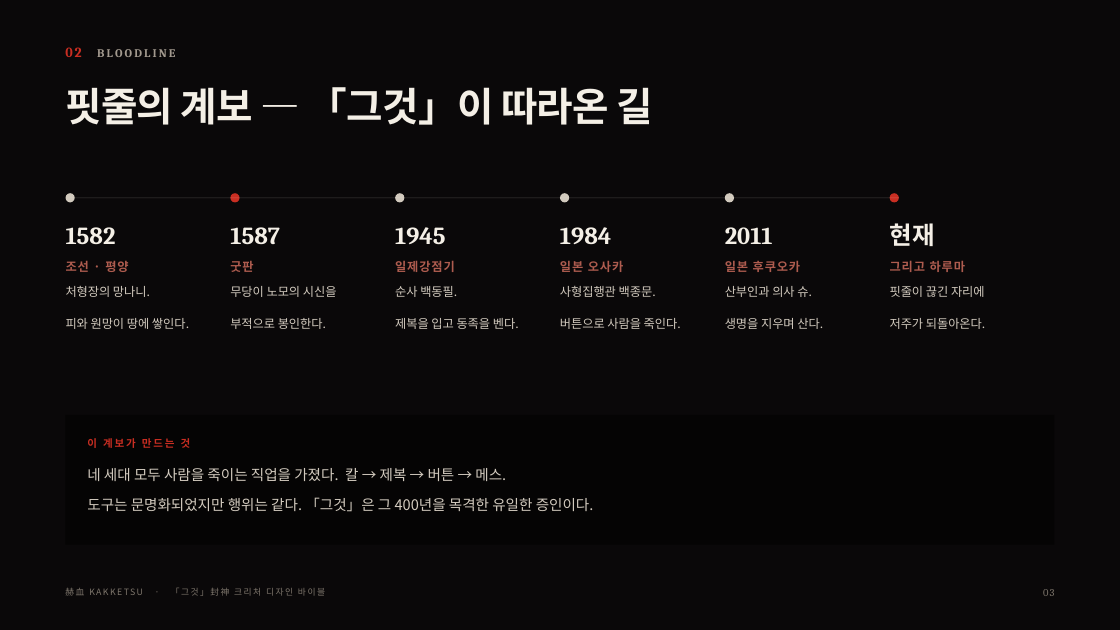
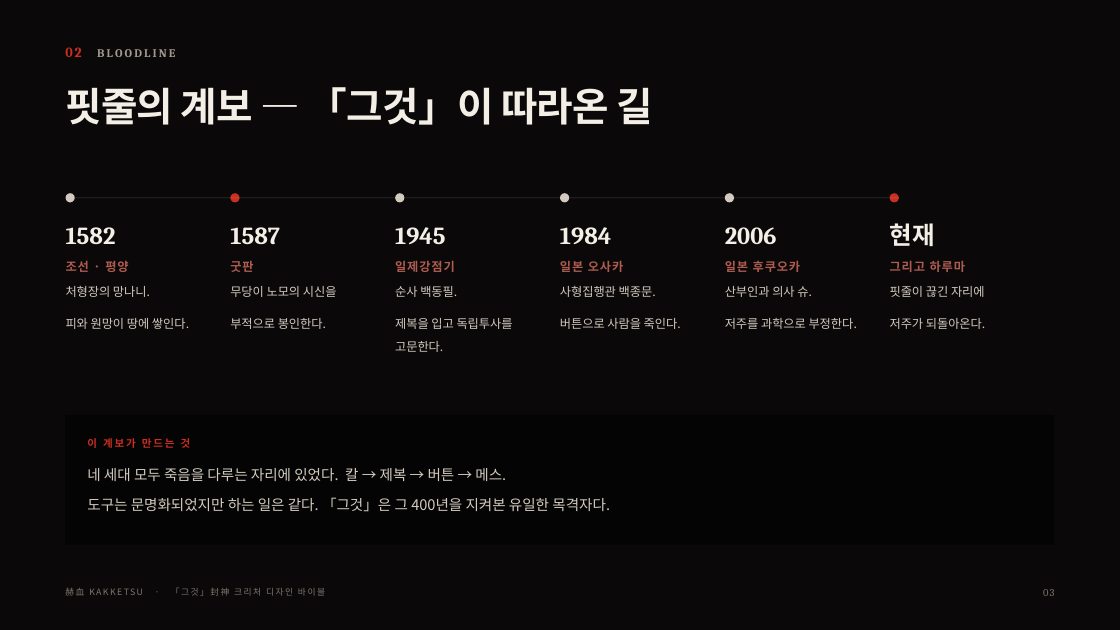
Before and after one commit to yellow8227-cmd/char-counter, a slide deck: slide 4 of kakketsu/build/KAKKETSU_그것_컨셉레퍼런스_KR.pptx. Drawn at 1120x630 pixels with LibreOffice and Linux fonts; fonts in the diff are those of the drawing; background and template pictures are left out. Boxes give left, top, right and bottom in pixels: in the first picture for what was removed or moved away, otherwise in the second. Text is boxed around its words. In the diff, an @@ line names an element or a change of style, - is before the commit and + after.

```diff
--- a/kakketsu/build/KAKKETSU_그것_컨셉레퍼런스_KR.pptx
+++ b/kakketsu/build/KAKKETSU_그것_컨셉레퍼런스_KR.pptx
@@ text at [725,227,777,244]: text changed @@
-2011
+2006
@@ text at [395,286,513,352]: text changed @@
-순사 백동필.
-제복을 입고 동족을 벤다.
+순사 백동필.
+제복을 입고 독립투사를 고문한다.
@@ text at [725,286,857,329]: text changed @@
-산부인과 의사 슈.
-생명을 지우며 산다.
+산부인과 의사 슈.
+저주를 과학으로 부정한다.
@@ text at [87,468,610,512]: text changed @@
-네 세대 모두 사람을 죽이는 직업을 가졌다. 칼 → 제복 → 버튼 → 메스.
-도구는 문명화되었지만 행위는 같다. 「그것」은 그 400년을 목격한 유일한 증인이다.
+네 세대 모두 죽음을 다루는 자리에 있었다. 칼 → 제복 → 버튼 → 메스.
+도구는 문명화되었지만 하는 일은 같다. 「그것」은 그 400년을 지켜본 유일한 목격자다.
```
Also in this commit, not shown: 10 other slides changed, 3 other files.
